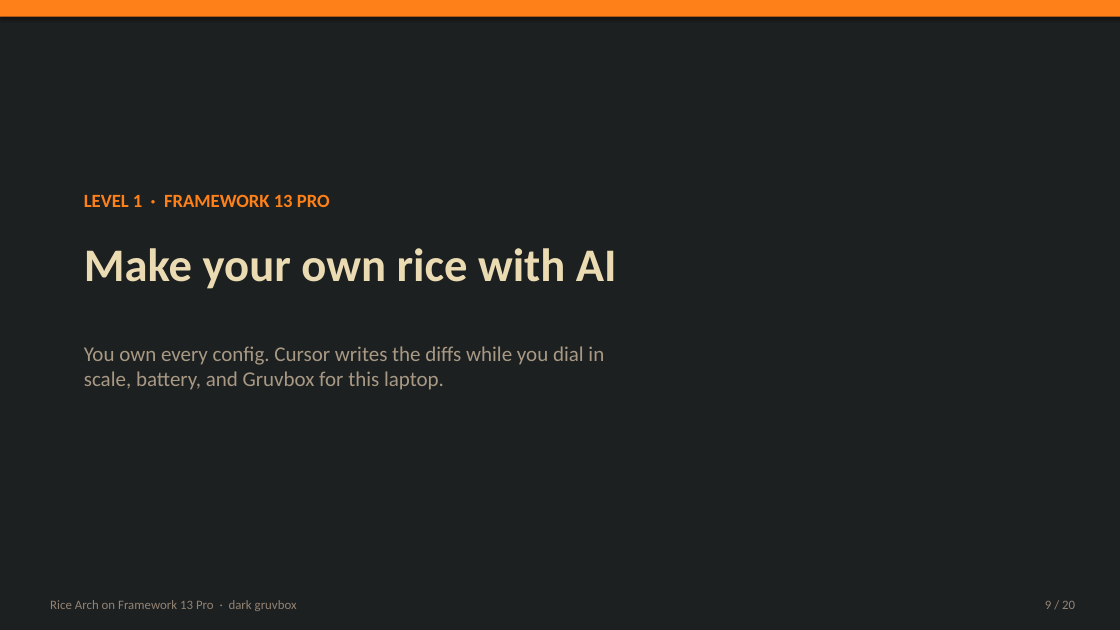
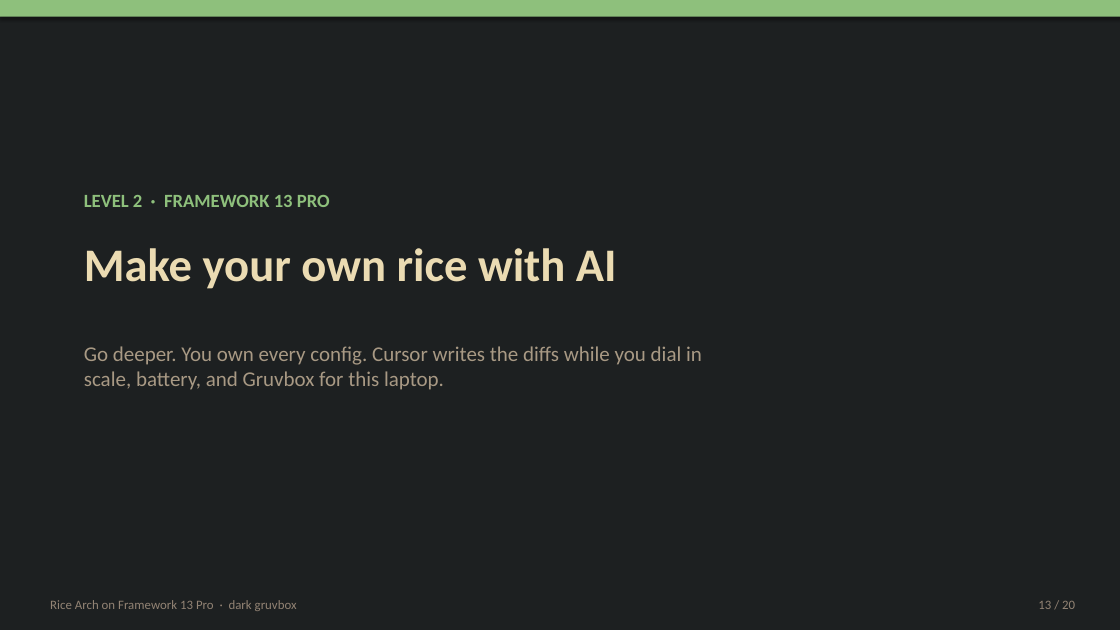
Before and after one commit to WaffleStudioGit/PCPhone, a slide deck: slide 13 of download/How-to-Rice-Arch.pptx (slide 9 before the commit). Drawn at 1120x630 pixels with LibreOffice and Linux fonts; fonts in the diff are those of the drawing. Boxes give left, top, right and bottom in pixels: in the first picture for what was removed or moved away, otherwise in the second. Text is boxed around its words. In the diff, an @@ line names an element or a change of style, - is before the commit and + after.

```diff
--- a/download/How-to-Rice-Arch.pptx
+++ b/download/How-to-Rice-Arch.pptx
@@ rectangle at bbox=[0, 0, 1120, 17]: fill #FE8019 to #8EC07C @@
@@ text at bbox=[84, 195, 330, 207]: text changed; text colour #FE8019 to #8EC07C @@
-LEVEL 1 · FRAMEWORK 13 PRO
+LEVEL 2 · FRAMEWORK 13 PRO
@@ text at bbox=[84, 346, 702, 390]: text changed @@
-You own every config. Cursor writes the diffs while you dial in
-scale, battery, and Gruvbox for this laptop.
+Go deeper. You own every config. Cursor writes the diffs while you dial in
+scale, battery, and Gruvbox for this laptop.
@@ text at bbox=[1038, 601, 1075, 609]: text changed @@
-9 / 20
+13 / 20
```
Also in this commit, not shown: 15 other slides changed, 3 other files.
